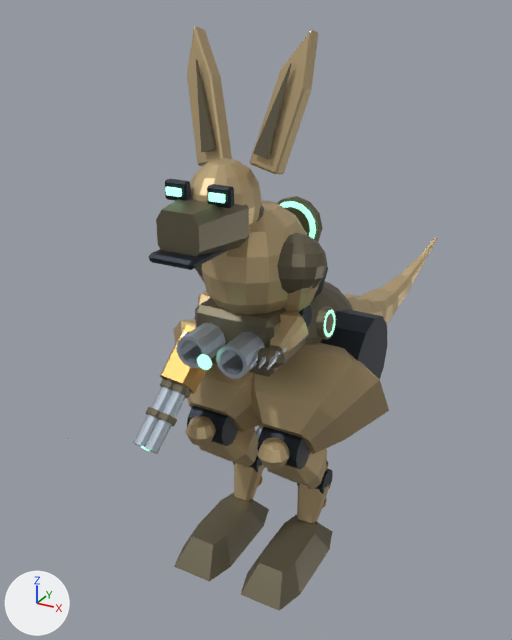
The Blender file out/combat_reference/s09/s09.blend as it was, and as the next commit left it.
One viewpoint serves both versions: a 50 mm lens placed at (2.91, -5.73, 5.34), pointed at (-0.38, 0.25, 2.35). Every picture has the same lights, and +X, +Y and +Z are marked at lower left. The first picture is the older version. Both versions are drawn at frame 7 of the action 's09:run:shoulder_r'; the numbers are the values there.

Objects in the first picture: 'Articulated armored foot', 'Articulated armored foot.001', 'Articulated shoulder armor.001', 'Femur anatomical armor', 'Femur anatomical armor.001', 'Femur hinge', 'Heavy payload armored housing', 'Kangaroo deep forward chest', 'Long armored snout', 'Mechanical animal skull', 'Splayed tapered kangaroo ear', 'Splayed tapered kangaroo ear.001' and 50 more.
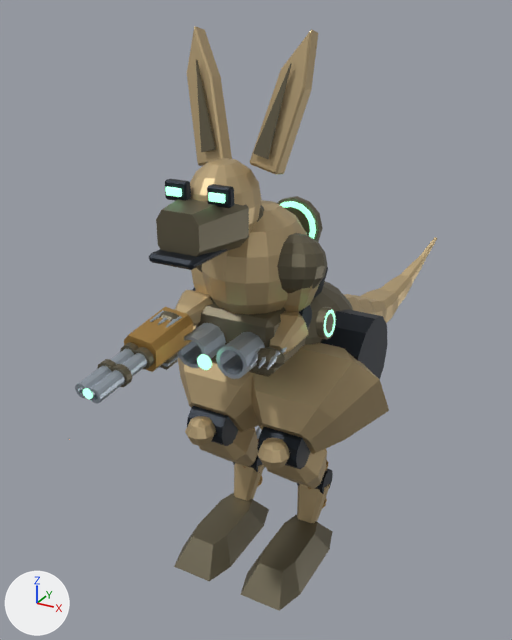
ob_shoulder_r is not drawn itself; it is the parent of ob_elbow_r, ob_articulated_shoulder_armor, ob_humerus_load_rod, ob_humerus_anatomical_armor, ob_humerus_hinge.

Where the change shows, as pixel boxes [x1, y1, x2, y2] in the pictures (512 x 640 px):
```json
{"object": "Light weapon receiver", "change": "turned", "before": [160, 325, 207, 394], "after": [124, 307, 193, 372]}
{"object": "Light weapon open bore.001", "change": "turned", "before": [145, 384, 189, 454], "after": [89, 353, 147, 404]}
{"object": "Light weapon open bore", "change": "turned", "before": [133, 379, 176, 447], "after": [75, 349, 134, 398]}
{"object": "Radius ulna anatomical armor", "change": "turned", "before": [197, 291, 210, 307], "after": [175, 290, 213, 326], "on screen": "mostly hidden before"}
{"object": "Weapon cooling collar.003", "change": "turned", "before": [157, 412, 177, 426], "after": [111, 364, 132, 387]}
{"object": "Weapon cooling collar.002", "change": "turned", "before": [171, 383, 191, 398], "after": [134, 347, 154, 370]}
{"object": "Humerus anatomical armor", "change": "turned", "before": [198, 273, 204, 282], "after": [191, 268, 209, 295], "on screen": "mostly hidden before"}
{"object": "Weapon cooling collar.001", "change": "turned", "before": [146, 407, 160, 418], "after": [97, 359, 117, 371]}
{"object": "Weapon cooling collar", "change": "turned", "before": [160, 379, 174, 391], "after": [120, 342, 139, 355]}
{"object": "Kangaroo compact forepaw", "change": "turned", "after": [161, 311, 179, 321], "on screen": "not visible before"}
{"object": "Light muzzle emission", "change": "turned", "before": [141, 446, 150, 451], "after": [83, 388, 93, 399]}
{"object": "Thermal weapon pistol grip", "change": "turned", "after": [160, 353, 177, 370], "on screen": "not visible before"}
{"object": "Kangaroo forepaw digit", "change": "turned", "before": [176, 332, 187, 352], "after": [150, 310, 164, 322]}
{"object": "Pistol grip friction rib", "change": "turned", "after": [162, 354, 179, 367], "on screen": "not visible before"}
{"object": "Articulated shoulder armor", "change": "turned", "before": [194, 264, 203, 276], "after": [196, 264, 202, 272], "on screen": "mostly hidden"}
{"object": "Kangaroo forepaw digit.002", "change": "turned", "after": [166, 316, 182, 328], "on screen": "not visible before"}
{"object": "Kangaroo forepaw digit.001", "change": "turned", "after": [158, 318, 167, 325], "on screen": "not visible before"}
```

The change, as JSON lines over the scene's bpy script:
```json
{"op": "set", "path": "ob_shoulder_r.rotation_euler", "old": "(0.103, 0.1, 0.0)", "new": "(-0.543, 0.1, 0.0)", "note": "degrees (5.9, 5.7, 0) -> degrees (-31, 5.7, 0)"}
```
